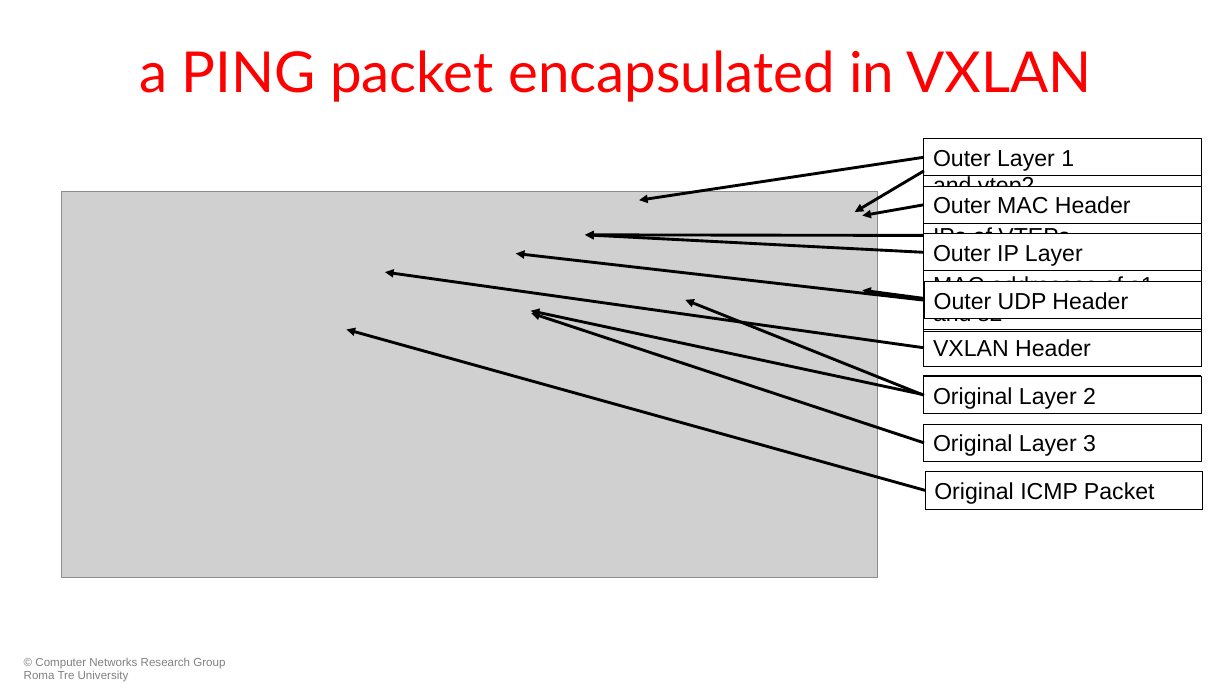
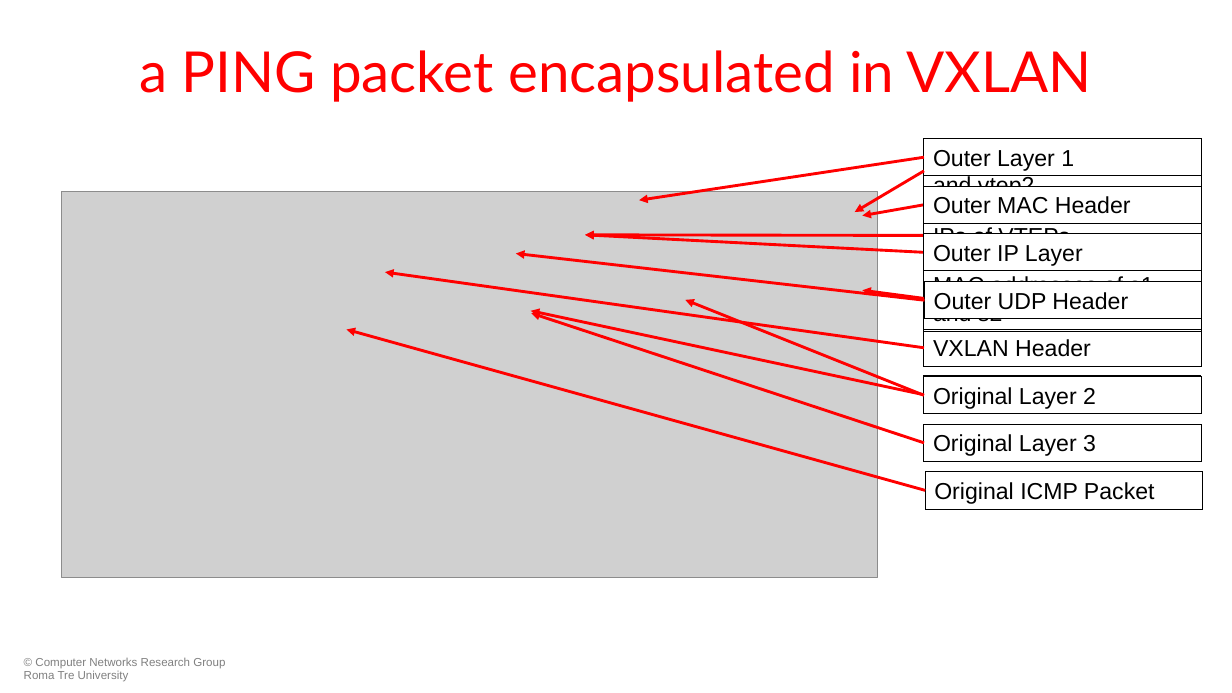
Before and after one commit to KatharaFramework/Kathara-Labs, a slide deck: slide 43 of main-labs/data-center-routing/data-center-vxlan/052-kathara-data_center_vxlan.pptx. Drawn at 1232x693 pixels with LibreOffice and Linux fonts; fonts in the diff are those of the drawing; grey boxes stand for pictures; background and template pictures are left out. Boxes give left, top, right and bottom in pixels: in the first picture for what was removed or moved away, otherwise in the second. Text is boxed around its words. In the diff, an @@ line names an element or a change of style, - is before the commit and + after.

```diff
--- a/main-labs/data-center-routing/data-center-vxlan/052-kathara-data_center_vxlan.pptx
+++ b/main-labs/data-center-routing/data-center-vxlan/052-kathara-data_center_vxlan.pptx
@@ arrow (924, 157) - (640, 201): stroke #000000 2.25 pt to #FF0000 2.25 pt @@
@@ arrow (924, 171) - (855, 212): stroke #000000 2.25 pt to #FF0000 2.25 pt @@
@@ arrow (924, 205) - (862, 215): stroke #000000 2.25 pt to #FF0000 2.25 pt @@
@@ arrow (924, 252) - (585, 235): stroke #000000 2.25 pt to #FF0000 2.25 pt @@
@@ arrow (924, 236) - (585, 235): stroke #000000 2.25 pt to #FF0000 2.25 pt @@
@@ arrow (925, 300) - (516, 253): stroke #000000 2.25 pt to #FF0000 2.25 pt @@
@@ arrow (924, 348) - (385, 273): stroke #000000 2.25 pt to #FF0000 2.25 pt @@
@@ arrow (924, 299) - (862, 290): stroke #000000 2.25 pt to #FF0000 2.25 pt @@
@@ arrow (924, 443) - (531, 313): stroke #000000 2.25 pt to #FF0000 2.25 pt @@
@@ arrow (923, 395) - (531, 311): stroke #000000 2.25 pt to #FF0000 2.25 pt @@
@@ arrow (924, 396) - (686, 300): stroke #000000 2.25 pt to #FF0000 2.25 pt @@
@@ arrow (925, 491) - (347, 330): stroke #000000 2.25 pt to #FF0000 2.25 pt @@
```
Also in this commit, not shown: 10 other slides changed, 1 slide removed, 12 other files.
